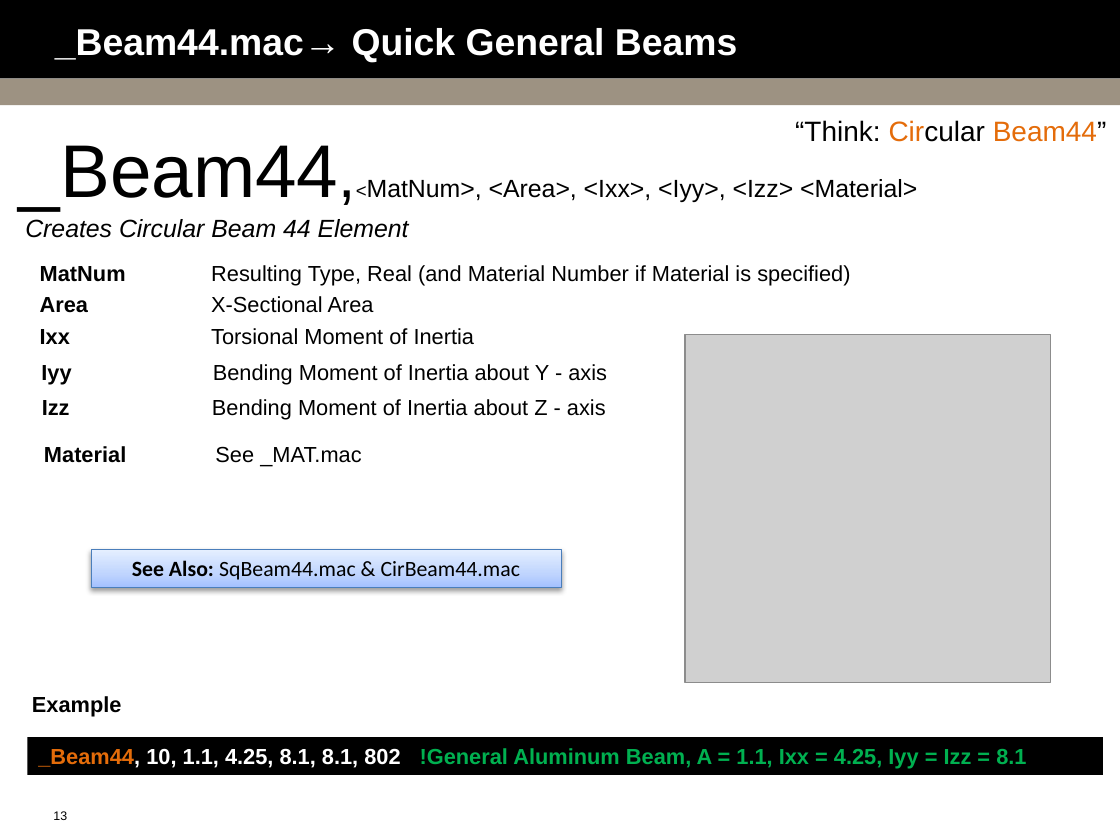
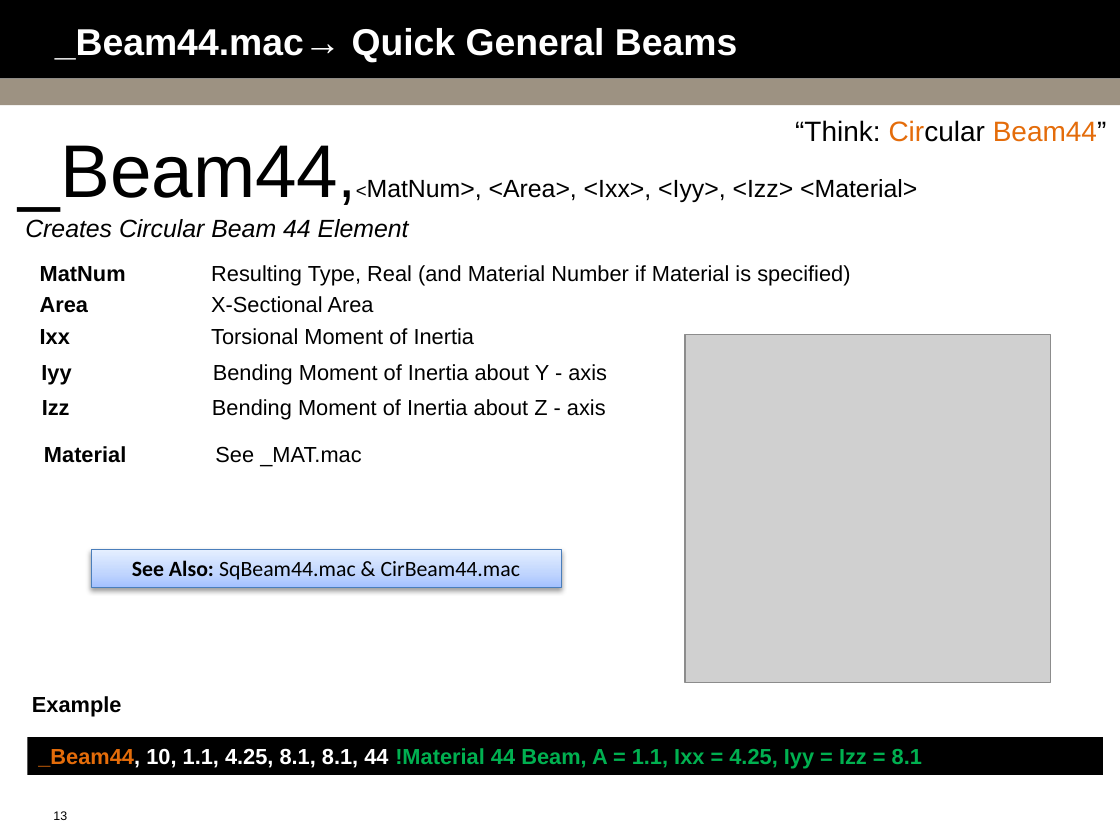
Before and after one commit to bguest/ansys-macros, a slide deck: slide 13 of Macro-Mania.pptx. Drawn at 1120x840 pixels with LibreOffice and Linux fonts; fonts in the diff are those of the drawing; grey boxes stand for pictures; background and template pictures are left out. Boxes give left, top, right and bottom in pixels: in the first picture for what was removed or moved away, otherwise in the second. Text is boxed around its words. In the diff, an @@ line names an element or a change of style, - is before the commit and + after.

```diff
--- a/Macro-Mania.pptx
+++ b/Macro-Mania.pptx
@@ text in rectangle at box(38, 748, 922, 769): text changed @@
-_Beam44, 10, 1.1, 4.25, 8.1, 8.1, 802 !General Aluminum Beam, A = 1.1, Ixx = 4.25, Iyy = Izz = 8.1
+_Beam44, 10, 1.1, 4.25, 8.1, 8.1, 44 !Material 44 Beam, A = 1.1, Ixx = 4.25, Iyy = Izz = 8.1
```
Also in this commit, not shown: 2 other files.
